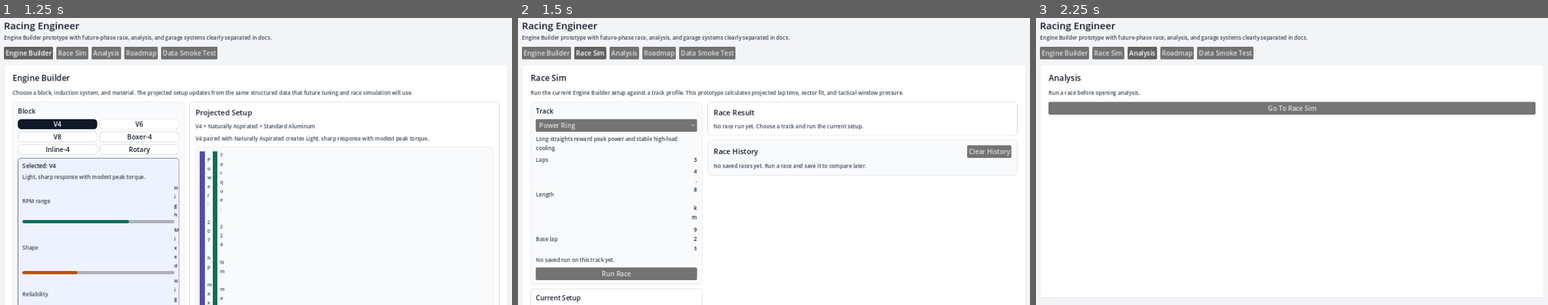
Above: before the commit, frames 1-3 (left to right).
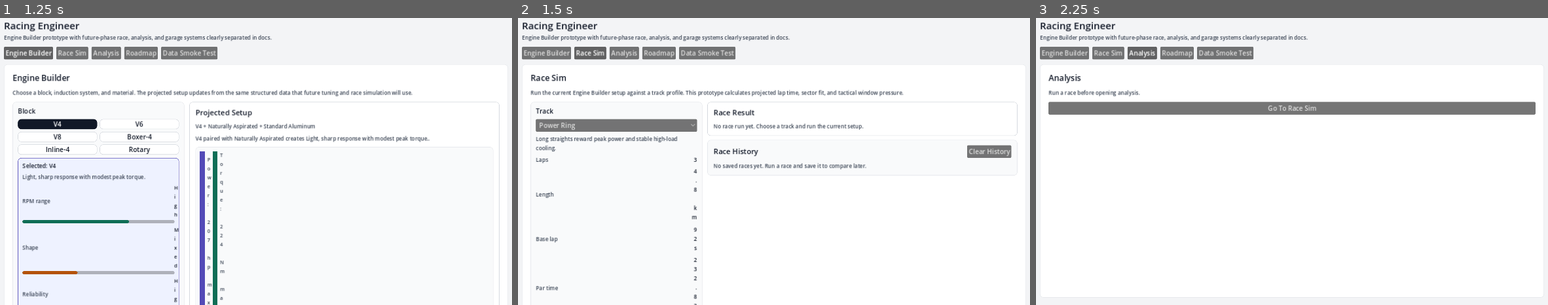
Above: after the commit, the same moments.

Repository: k15974973/racing-engineer
Game: Godot game, scene res://scenes/Main.tscn
Same seed, same stepped clock (60 frames per second), same inputs: the game is played once before the commit and once after it.
Inputs:
- Up to frame 1 (1.25 s): click "Engine Builder" at 0.5 s
- Up to frame 2 (1.5 s): click "Race Sim" at 1.25 s
- Up to frame 3 (2.25 s): click "Analysis" at 2 s

Frame 1 is identical in both runs. In frame 2, 1.8% of the frame differs, in the area x 2-36%, y 83-100%; in frame 3, nothing differs.

Commit message:
Add Phase 3 par-time unlocks

Diff:
--- a/data/tracks.json
+++ b/data/tracks.json
@@ -5,6 +5,7 @@
     "laps": 3,
     "length_km": 4.8,
     "base_lap_time": 92.0,
+    "par_time": 232.83,
     "straight_bias": 0.68,
     "corner_bias": 0.22,
     "endurance_bias": 0.10,
@@ -17,6 +18,7 @@
     "laps": 4,
     "length_km": 3.6,
     "base_lap_time": 84.0,
+    "par_time": 285.87,
     "straight_bias": 0.24,
     "corner_bias": 0.58,
     "endurance_bias": 0.18,
--- /dev/null
+++ b/data/unlocks.json
@@ -0,0 +1,14 @@
+[
+  {
+    "id": "ceramic",
+    "condition": "beat_par",
+    "track": "technical_loop",
+    "unlocks": {"type": "material", "id": "ceramic"}
+  },
+  {
+    "id": "compound",
+    "condition": "beat_par",
+    "track": "power_ring",
+    "unlocks": {"type": "induction", "id": "compound"}
+  }
+]
--- a/scripts/autoload/game_data.gd
+++ b/scripts/autoload/game_data.gd
@@ -5,6 +5,9 @@
 const MATERIALS_PATH := "res://data/materials.json"
 const ROADMAP_PHASES_PATH := "res://data/roadmap_phases.json"
 const TRACKS_PATH := "res://data/tracks.json"
+const UNLOCKS_PATH := "res://data/unlocks.json"
+const UNLOCK_STATE_PATH := "user://unlock_state.json"
+const UNLOCK_STATE_VERSION := 1
 const POWER_TORQUE_RPM_DIVISOR := 7121.0
 const RACE_HEAT_PENALTY_RATE := 0.00036
 const RACE_RELIABILITY_PENALTY_RATE := 0.0014
@@ -14,11 +17,14 @@
 var materials: Array = []
 var roadmap_phases: Array = []
 var tracks: Array = []
+var unlocks: Array = []
+var unlocked: Dictionary = {}
 var load_errors: Array[String] = []
 var contract_report: Dictionary = {}
 
 func _ready() -> void:
 	reload()
+	load_unlock_state()
 
 func reload() -> bool:
 	load_errors.clear()
@@ -27,6 +33,7 @@
 	materials = _load_array(MATERIALS_PATH, "materials")
 	roadmap_phases = _load_array(ROADMAP_PHASES_PATH, "roadmap phases")
 	tracks = _load_array(TRACKS_PATH, "tracks")
+	unlocks = _load_array(UNLOCKS_PATH, "unlocks")
 	validate_engine_data()
 	return load_errors.is_empty()
 
@@ -38,6 +45,7 @@
 	ok = _validate_materials() and ok
 	ok = _validate_records(roadmap_phases, ["id", "name", "duration", "goal", "deliverable"], "roadmap phase", ROADMAP_PHASES_PATH) and ok
 	ok = _validate_tracks() and ok
+	ok = _validate_unlocks() and ok
 	return ok
 
 func get_summary() -> Dictionary:
@@ -47,6 +55,7 @@
 		"materials": materials.size(),
 		"roadmap_phases": roadmap_phases.size(),
 		"tracks": tracks.size(),
+		"unlocks": unlocks.size(),
 		"errors": load_errors.duplicate()
 	}
 
@@ -65,6 +74,8 @@
 			return roadmap_phases
 		"tracks":
 			return tracks
+		"unlocks":
+			return unlocks
 		_:
 			return []
 
@@ -80,6 +91,120 @@
 
 func get_default_track_id() -> String:
 	return _first_id(tracks)
+
+func get_par_time(track_id: String) -> float:
+	var track := get_record_by_id("tracks", track_id)
+	return float(track.get("par_time", 0.0))
+
+func load_unlock_state() -> void:
+	unlocked = _default_unlock_state()
+	if not FileAccess.file_exists(UNLOCK_STATE_PATH):
+		save_unlock_state()
+		return
+
+	var text := FileAccess.get_file_as_string(UNLOCK_STATE_PATH)
+	var parsed: Variant = JSON.parse_string(text)
+	if typeof(parsed) != TYPE_DICTIONARY:
+		save_unlock_state()
+		return
+
+	var data: Dictionary = parsed
+	if int(data.get("version", 0)) != UNLOCK_STATE_VERSION:
+		save_unlock_state()
+		return
+
+	var raw_unlocked: Variant = data.get("unlocked", {})
+	if typeof(raw_unlocked) == TYPE_DICTIONARY:
+		var raw: Dictionary = raw_unlocked
+		for unlock in unlocks:
+			if typeof(unlock) != TYPE_DICTIONARY:
+				continue
+
+			var rule: Dictionary = unlock
+			var unlock_id := str(rule.get("id", ""))
+			if unlock_id != "":
+				unlocked[unlock_id] = bool(raw.get(unlock_id, false))
+
+	save_unlock_state()
+
+func save_unlock_state() -> void:
+	var payload := {
+		"version": UNLOCK_STATE_VERSION,
+		"unlocked": _normalized_unlock_state(unlocked)
+	}
+	var file := FileAccess.open(UNLOCK_STATE_PATH, FileAccess.WRITE)
+	if file == null:
+		push_warning("Could not write unlock state to %s" % UNLOCK_STATE_PATH)
+		return
+
+	file.store_string(JSON.stringify(payload, "\t"))
+
+func reset_unlock_state(persist: bool = true) -> void:
+	unlocked = _default_unlock_state()
+	if persist:
+		save_unlock_state()
+
+func check_and_apply_unlocks(race_result: Dictionary) -> Array:
+	var newly_unlocked: Array = []
+	if race_result.is_empty() or race_result.has("error"):
+		return newly_unlocked
+
+	var track: Dictionary = race_result.get("track", {})
+	var track_id := str(track.get("id", race_result.get("track_id", "")))
+	var par_time := get_par_time(track_id)
+	var total_time := float(race_result.get("total_time", INF))
+	if track_id == "" or par_time <= 0.0 or total_time >= par_time:
+		return newly_unlocked
+
+	for item in unlocks:
+		if typeof(item) != TYPE_DICTIONARY:
+			continue
+
+		var rule: Dictionary = item
+		var unlock_id := str(rule.get("id", ""))
+		if unlock_id == "" or str(rule.get("condition", "")) != "beat_par":
+			continue
+		if str(rule.get("track", "")) != track_id:
+			continue
+		if bool(unlocked.get(unlock_id, false)):
+			continue
+
+		unlocked[unlock_id] = true
+		newly_unlocked.append(rule.duplicate(true))
+
+	if not newly_unlocked.is_empty():
+		save_unlock_state()
+
+	return newly_unlocked
+
+func is_unlocked(part_type: String, part_id: String) -> bool:
+	var unlock_id := _find_unlock_id(part_type, part_id)
+	if unlock_id == "":
+		return true
+
+	return bool(unlocked.get(unlock_id, false))
+
+func unlock_requirement_text(part_type: String, part_id: String) -> String:
+	var rule := _find_unlock_rule(part_type, part_id)
+	if rule.is_empty():
+		return ""
+
+	var track_id := str(rule.get("track", ""))
+	var track := get_record_by_id("tracks", track_id)
+	var track_name := str(track.get("name", track_id))
+	return "Thang %s (beat par time) de mo khoa" % track_name
+
+func unlock_display_text(rule: Dictionary) -> String:
+	var unlocks_dict: Dictionary = rule.get("unlocks", {})
+	var part_type := str(unlocks_dict.get("type", ""))
+	var part_id := str(unlocks_dict.get("id", ""))
+	var track_id := str(rule.get("track", ""))
+	var track := get_record_by_id("tracks", track_id)
+	var track_name := str(track.get("name", track_id))
+	var collection := _unlock_collection_name(part_type)
+	var record := get_record_by_id(collection, part_id)
+	var part_name := str(record.get("name", part_id.capitalize()))
+	return "%s (%s)" % [part_name, track_name]
 
 func calculate_engine_setup(block_id: String, induction_id: String, material_id: String, tuning: Dictionary = {}) -> Dictionary:
 	var block := _find_or_first(blocks, block_id)
@@ -818,6 +943,52 @@
 		induction.get("name", "Induction"),
 		material.get("name", "Material")
 	]
+
+func _default_unlock_state() -> Dictionary:
+	var state := {}
+	for item in unlocks:
+		if typeof(item) != TYPE_DICTIONARY:
+			continue
+
+		var rule: Dictionary = item
+		var unlock_id := str(rule.get("id", ""))
+		if unlock_id != "":
+			state[unlock_id] = false
+
+	return state
+
+func _normalized_unlock_state(raw: Dictionary) -> Dictionary:
+	var state := _default_unlock_state()
+	for unlock_id in state.keys():
+		state[unlock_id] = bool(raw.get(unlock_id, false))
+	return state
+
+func _find_unlock_id(part_type: String, part_id: String) -> String:
+	var rule := _find_unlock_rule(part_type, part_id)
+	return str(rule.get("id", ""))
+
+func _find_unlock_rule(part_type: String, part_id: String) -> Dictionary:
+	for item in unlocks:
+		if typeof(item) != TYPE_DICTIONARY:
+			continue
+
+		var rule: Dictionary = item
+		var unlocks_dict: Dictionary = rule.get("unlocks", {})
+		if str(unlocks_dict.get("type", "")) == part_type and str(unlocks_dict.get("id", "")) == part_id:
+			return rule
+
+	return {}
+
+func _unlock_collection_name(part_type: String) -> String:
+	match part_type:
+		"block":
+			return "blocks"
+		"induction":
+			return "inductions"
+		"material":
+			return "materials"
+		_:
+			return ""
 
 func _build_race_sectors(power_score: float, technical_score: float, endurance_score: float, straight_bias: float, corner_bias: float, endurance_bias: float) -> Array:
 	return [
@@ -1330,7 +1501,7 @@
 	return ok
 
 func _validate_tracks() -> bool:
-	var fields := ["id", "name", "laps", "length_km", "base_lap_time", "straight_bias", "corner_bias", "endurance_bias", "heat_stress", "description"]
+	var fields := ["id", "name", "laps", "length_km", "base_lap_time", "par_time", "straight_bias", "corner_bias", "endurance_bias", "heat_stress", "description"]
 	var ok := _validate_records(tracks, fields, "track", TRACKS_PATH)
 	ok = _validate_unique_ids(tracks, "track", TRACKS_PATH) and ok
 
@@ -1346,6 +1517,7 @@
 		ok = _validate_number_field(track, "laps", label, 1.0) and ok
 		ok = _validate_number_field(track, "length_km", label, 0.1) and ok
 		ok = _validate_number_field(track, "base_lap_time", label, 1.0) and ok
+		ok = _validate_number_field(track, "par_time", label, 1.0) and ok
 		ok = _validate_number_field(track, "straight_bias", label, 0.0, 1.0) and ok
 		ok = _validate_number_field(track, "corner_bias", label, 0.0, 1.0) and ok
 		ok = _validate_number_field(track, "endurance_bias", label, 0.0, 1.0) and ok
@@ -1358,6 +1530,53 @@
 			ok = false
 
 	contract_report["tracks"] = _contract_entry("Track contract", tracks.size(), fields, ok)
+	return ok
+
+func _validate_unlocks() -> bool:
+	var fields := ["id", "condition", "track", "unlocks"]
+	var ok := _validate_records(unlocks, fields, "unlock", UNLOCKS_PATH)
+	ok = _validate_unique_ids(unlocks, "unlock", UNLOCKS_PATH) and ok
+
+	for index in range(unlocks.size()):
+		var record: Variant = unlocks[index]
+		if typeof(record) != TYPE_DICTIONARY:
+			continue
+
+		var rule: Dictionary = record
+		var label := _record_location("unlock", index, UNLOCKS_PATH)
+		ok = _validate_string_field(rule, "id", label) and ok
+		ok = _validate_string_field(rule, "condition", label) and ok
+		ok = _validate_string_field(rule, "track", label) and ok
+		if str(rule.get("condition", "")) != "beat_par":
+			load_errors.append("%s field 'condition' must be 'beat_par'." % label)
+			ok = false
+		if get_record_by_id("tracks", str(rule.get("track", ""))).is_empty():
+			load_errors.append("%s field 'track' references an unknown track id." % label)
+			ok = false
+
+		var unlocks_value: Variant = rule.get("unlocks")
+		if typeof(unlocks_value) != TYPE_DICTIONARY:
+			load_errors.append("%s field 'unlocks' must be a dictionary." % label)
+			ok = false
+			continue
+
+		var unlocks_dict: Dictionary = unlocks_value
+		if not unlocks_dict.has("type") or not unlocks_dict.has("id"):
+			load_errors.append("%s field 'unlocks' must include type and id." % label)
+			ok = false
+			continue
+
+		var part_type := str(unlocks_dict.get("type", ""))
+		var part_id := str(unlocks_dict.get("id", ""))
+		var collection_name := _unlock_collection_name(part_type)
+		if collection_name == "":
+			load_errors.append("%s unlocks.type must be block, induction, or material." % label)
+			ok = false
+		elif get_record_by_id(collection_name, part_id).is_empty():
+			load_errors.append("%s unlocks.id references an unknown %s id." % [label, part_type])
+			ok = false
+
+	contract_report["unlocks"] = _contract_entry("Unlock contract", unlocks.size(), fields, ok)
 	return ok
 
 func _contract_entry(label: String, count: int, fields: Array, ok: bool) -> Dictionary:
--- a/scripts/ui/main.gd
+++ b/scripts/ui/main.gd
@@ -141,6 +141,8 @@
 var _last_reward_report: Dictionary = {}
 var _race_committed := false
 var _timeline_focus_index := 0
+var _unlock_banner_text := ""
+var _unlock_banner_expires_msec := 0
 
 func _ready() -> void:
 	_load_progression()
@@ -151,6 +153,7 @@
 	_show_view(VIEW_ENGINE_BUILDER)
 
 func _process(delta: float) -> void:
+	_update_unlock_banner()
 	if not _bench_running:
 		return
 
@@ -227,6 +230,8 @@
 	var layout := VBoxContainer.new()
 	layout.add_theme_constant_override("separation", 12)
 	margin.add_child(layout)
+	if _unlock_banner_visible():
+		layout.add_child(_unlock_banner_panel())
 
 	match view_id:
 		VIEW_ENGINE_BUILDER:
@@ -248,6 +253,47 @@
 		_content.remove_child(child)
 		child.queue_free()
 
+func _unlock_banner_visible() -> bool:
+	return _unlock_banner_text != "" and Time.get_ticks_msec() < _unlock_banner_expires_msec
+
+func _update_unlock_banner() -> void:
+	if _unlock_banner_text == "":
+		return
+	if Time.get_ticks_msec() < _unlock_banner_expires_msec:
+		return
+
+	_unlock_banner_text = ""
+	_unlock_banner_expires_msec = 0
+	_show_view(_current_view)
+
+func _set_unlock_banner(new_unlocks: Array) -> void:
+	if new_unlocks.is_empty():
+		return
+
+	var names: Array = []
+	for item in new_unlocks:
+		if typeof(item) == TYPE_DICTIONARY:
+			names.append(GameData.unlock_display_text(item))
+	if names.is_empty():
+		return
+
+	_unlock_banner_text = "Da mo khoa: %s" % _join_strings(names, ", ")
+	_unlock_banner_expires_msec = Time.get_ticks_msec() + 3000
+
+func _unlock_banner_panel() -> PanelContainer:
+	var panel := PanelContainer.new()
+	panel.size_flags_horizontal = Control.SIZE_EXPAND_FILL
+	panel.add_theme_stylebox_override("panel", _panel_style(Color.html("#ECFDF5"), Color.html("#0F6E56")))
+
+	var margin := MarginContainer.new()
+	margin.add_theme_constant_override("margin_left", 12)
+	margin.add_theme_constant_override("margin_top", 8)
+	margin.add_theme_constant_override("margin_right", 12)
+	margin.add_theme_constant_override("margin_bottom", 8)
+	panel.add_child(margin)
+	margin.add_child(_label(_unlock_banner_text, 14, Color.html("#065F46")))
+	return panel
+
 func _render_engine_builder(layout: VBoxContainer) -> void:
 	_ensure_builder_selection()
 
@@ -287,8 +333,8 @@
 	for key in _builder_selection.keys():
 		var selected_id := str(_builder_selection[key])
 		var collection_name := _builder_collection_name(key)
-		if selected_id == "" or GameData.get_record_by_id(collection_name, selected_id).is_empty():
-			_builder_selection[key] = str(defaults.get(key, ""))
+		if selected_id == "" or GameData.get_record_by_id(collection_name, selected_id).is_empty() or not _builder_option_unlocked(key, selected_id):
+			_builder_selection[key] = _first_unlocked_builder_id(key, GameData.get_collection(collection_name), str(defaults.get(key, "")))
 
 func _builder_choice_panel(title: String, records: Array, key: String) -> PanelContainer:
 	var panel := PanelContainer.new()
@@ -322,30 +368,33 @@
 		var record: Dictionary = item
 		var record_id := str(record.get("id", ""))
 		var selected := record_id == str(_builder_selection[key])
-		choices.add_child(_slot_choice_button(str(record.get("name", "Unnamed")), record_id, key, selected))
+		var locked := not _builder_option_unlocked(key, record_id)
+		choices.add_child(_slot_choice_button(str(record.get("name", "Unnamed")), record_id, key, selected, locked))
 
 	var selected_record: Dictionary = GameData.get_record_by_id(_builder_collection_name(key), str(_builder_selection[key]))
 	stack.add_child(_selected_slot_panel(key, selected_record))
 
 	return panel
 
-func _slot_choice_button(text: String, record_id: String, key: String, selected: bool) -> Button:
+func _slot_choice_button(text: String, record_id: String, key: String, selected: bool, locked: bool) -> Button:
 	var button := Button.new()
-	button.text = text
+	button.text = "[LOCK] %s" % text if locked else text
 	button.focus_mode = Control.FOCUS_NONE
 	button.size_flags_horizontal = Control.SIZE_EXPAND_FILL
-	button.tooltip_text = "Selected" if selected else "Select %s" % text
+	button.tooltip_text = GameData.unlock_requirement_text(_unlock_type_for_builder_key(key), record_id) if locked else ("Selected" if selected else "Select %s" % text)
 	button.pressed.connect(_on_builder_choice_selected.bind(record_id, key))
 
-	var normal_bg := Color.html("#111827") if selected else Color.html("#FFFFFF")
-	var normal_border := Color.html("#111827") if selected else Color.html("#D1D5DB")
-	var hover_bg := Color.html("#1F2937") if selected else Color.html("#EEF2FF")
-	var hover_border := Color.html("#1F2937") if selected else Color.html("#534AB7")
+	var normal_bg := Color.html("#F3F4F6") if locked else (Color.html("#111827") if selected else Color.html("#FFFFFF"))
+	var normal_border := Color.html("#CBD5E1") if locked else (Color.html("#111827") if selected else Color.html("#D1D5DB"))
+	var hover_bg := Color.html("#F3F4F6") if locked else (Color.html("#1F2937") if selected else Color.html("#EEF2FF"))
+	var hover_border := Color.html("#CBD5E1") if locked else (Color.html("#1F2937") if selected else Color.html("#534AB7"))
 	button.add_theme_stylebox_override("normal", _panel_style(normal_bg, normal_border))
 	button.add_theme_stylebox_override("hover", _panel_style(hover_bg, hover_border))
 	button.add_theme_stylebox_override("pressed", _panel_style(Color.html("#374151"), Color.html("#111827")))
-	button.add_theme_color_override("font_color", Color.html("#FFFFFF") if selected else Color.html("#111827"))
-	button.add_theme_color_override("font_hover_color", Color.html("#FFFFFF") if selected else Color.html("#111827"))
+	button.add_theme_stylebox_override("disabled", _panel_style(normal_bg, normal_border))
+	button.add_theme_color_override("font_color", Color.html("#6B7280") if locked else (Color.html("#FFFFFF") if selected else Color.html("#111827")))
+	button.add_theme_color_override("font_hover_color", Color.html("#6B7280") if locked else (Color.html("#FFFFFF") if selected else Color.html("#111827")))
+	button.add_theme_color_override("font_disabled_color", Color.html("#6B7280"))
 	return button
 
 func _selected_slot_panel(key: String, record: Dictionary) -> PanelContainer:
@@ -1695,6 +1744,7 @@
 	var reward_report := _current_reward_report()
 	if not _race_committed:
 		_apply_progression_after_race(true)
+		_set_unlock_banner(GameData.check_and_apply_unlocks(_race_result))
 		damage_report = _apply_garage_damage_after_race(_race_result)
 		_last_damage_report = damage_report.duplicate(true)
 		reward_report = _apply_race_reward(_race_reward_estimate(_race_result, damage_report))
@@ -1927,7 +1977,28 @@
 		_:
 			return ""
 
+func _unlock_type_for_builder_key(key: String) -> String:
+	return key
+
+func _builder_option_unlocked(key: String, record_id: String) -> bool:
+	return GameData.is_unlocked(_unlock_type_for_builder_key(key), record_id)
+
+func _first_unlocked_builder_id(key: String, records: Array, fallback_id: String) -> String:
+	for item in records:
+		if typeof(item) != TYPE_DICTIONARY:
+			continue
+
+		var record: Dictionary = item
+		var record_id := str(record.get("id", ""))
+		if record_id != "" and _builder_option_unlocked(key, record_id):
+			return record_id
+
+	return fallback_id
+
 func _on_builder_choice_selected(selected_id: String, key: String) -> void:
+	if not _builder_option_unlocked(key, selected_id):
+		return
+
 	_builder_selection[key] = selected_id
 	_reset_race_result()
 	_reset_test_bench()
@@ -2174,6 +2245,7 @@
 	stack.add_child(_metric_row("Laps", str(track.get("laps", "?"))))
 	stack.add_child(_metric_row("Length", "%s km" % track.get("length_km", "?")))
 	stack.add_child(_metric_row("Base lap", "%ss" % track.get("base_lap_time", "?")))
+	stack.add_child(_metric_row("Par time", "%ss" % track.get("par_time", "?")))
 	var best_record := _best_race_history_record_for_track(_race_track_id)
 	if best_record.is_empty():
 		stack.add_child(_body_text("No saved run on this track yet."))
--- a/tests/data_contract_smoke.gd
+++ b/tests/data_contract_smoke.gd
@@ -12,7 +12,7 @@
 		return
 
 	var report: Dictionary = game_data.get_contract_report()
-	for key in ["blocks", "inductions", "materials", "tracks"]:
+	for key in ["blocks", "inductions", "materials", "tracks", "unlocks"]:
 		var contract: Dictionary = report.get(key, {})
 		if contract.is_empty():
 			_fail("Missing contract report for %s." % key)
@@ -38,7 +38,7 @@
 		_fail("Engine health mismatch. Expected %s, got %s." % [expected_health, actual_health])
 		return
 
-	print("DATA_CONTRACT_SMOKE_OK blocks=%s inductions=%s materials=%s tracks=%s health=%s" % [summary.get("blocks", 0), summary.get("inductions", 0), summary.get("materials", 0), summary.get("tracks", 0), actual_health])
+	print("DATA_CONTRACT_SMOKE_OK blocks=%s inductions=%s materials=%s tracks=%s unlocks=%s health=%s" % [summary.get("blocks", 0), summary.get("inductions", 0), summary.get("materials", 0), summary.get("tracks", 0), summary.get("unlocks", 0), actual_health])
 	quit(0)
 
 func _fail(message: String) -> void:
--- /dev/null
+++ b/tests/phase_3_unlock_progression_smoke.gd
@@ -0,0 +1,89 @@
+extends SceneTree
+
+var _game_data: Node
+var _original_unlocked: Dictionary = {}
+
+func _init() -> void:
+	call_deferred("_run")
+
+func _run() -> void:
+	_game_data = root.get_node("/root/GameData")
+	_original_unlocked = _game_data.unlocked.duplicate(true)
+	var summary: Dictionary = _game_data.get_summary()
+	var errors: Array = summary.get("errors", [])
+	if not errors.is_empty():
+		_fail("GameData reported validation errors: %s" % errors)
+		return
+
+	var setup: Dictionary = _game_data.calculate_engine_setup("v8", "na", "aluminum")
+	var power_baseline: Dictionary = _game_data.calculate_race_result(setup, "power_ring")
+	var technical_baseline: Dictionary = _game_data.calculate_race_result(setup, "technical_loop")
+	var power_par: float = _game_data.get_par_time("power_ring")
+	var technical_par: float = _game_data.get_par_time("technical_loop")
+	if absf(power_par - snappedf(float(power_baseline.get("total_time", 0.0)) * 0.93, 0.01)) > 0.01:
+		_fail("Power Ring par_time should equal V8 NA Aluminum baseline * 0.93. Par=%s baseline=%s" % [power_par, power_baseline.get("total_time", "?")])
+		return
+	if absf(technical_par - snappedf(float(technical_baseline.get("total_time", 0.0)) * 0.93, 0.01)) > 0.01:
+		_fail("Technical Loop par_time should equal V8 NA Aluminum baseline * 0.93. Par=%s baseline=%s" % [technical_par, technical_baseline.get("total_time", "?")])
+		return
+
+	_game_data.reset_unlock_state(true)
+	if _game_data.is_unlocked("material", "ceramic"):
+		_fail("Ceramic should start locked after reset.")
+		return
+	if _game_data.is_unlocked("induction", "compound"):
+		_fail("Compound should start locked after reset.")
+		return
+	if not _game_data.is_unlocked("block", "v8"):
+		_fail("Block with no unlock condition should always be open.")
+		return
+
+	var fast_setup: Dictionary = _game_data.calculate_engine_setup("v8", "na", "ceramic")
+	var fast_result: Dictionary = _game_data.calculate_race_result(fast_setup, "technical_loop")
+	fast_result["total_time"] = snappedf(technical_par * 0.90, 0.01)
+	var newly: Array = _game_data.check_and_apply_unlocks(fast_result)
+	if newly.is_empty():
+		_fail("Ceramic should unlock when beating Technical Loop par.")
+		return
+	if not _game_data.is_unlocked("material", "ceramic"):
+		_fail("Ceramic should be true immediately after unlock.")
+		return
+
+	_game_data.unlocked = {}
+	_game_data.load_unlock_state()
+	if not _game_data.is_unlocked("material", "ceramic"):
+		_fail("Ceramic unlock should persist after reload.")
+		return
+
+	_game_data.reset_unlock_state(true)
+	var slow_result := fast_result.duplicate(true)
+	slow_result["total_time"] = snappedf(technical_par * 1.05, 0.01)
+	var nothing: Array = _game_data.check_and_apply_unlocks(slow_result)
+	if not nothing.is_empty():
+		_fail("No unlock should fire when not beating par.")
+		return
+	if _game_data.is_unlocked("material", "ceramic"):
+		_fail("Ceramic should remain locked after a slower-than-par result.")
+		return
+
+	_restore_unlock_state()
+	print("PHASE_3_UNLOCK_PROGRESSION_OK power_baseline=%s power_par=%s technical_baseline=%s technical_par=%s unlocked=%s" % [
+		power_baseline.get("total_time", "?"),
+		power_par,
+		technical_baseline.get("total_time", "?"),
+		technical_par,
+		newly.size()
+	])
+	quit(0)
+
+func _restore_unlock_state() -> void:
+	if _game_data == null:
+		return
+
+	_game_data.unlocked = _original_unlocked.duplicate(true)
+	_game_data.save_unlock_state()
+
+func _fail(message: String) -> void:
+	_restore_unlock_state()
+	push_error(message)
+	quit(1)
Not shown, changed: README.md
Not shown, changed: docs/phase_3_core_loop_start.md
Not shown, changed: docs/phase_scope_audit.md
